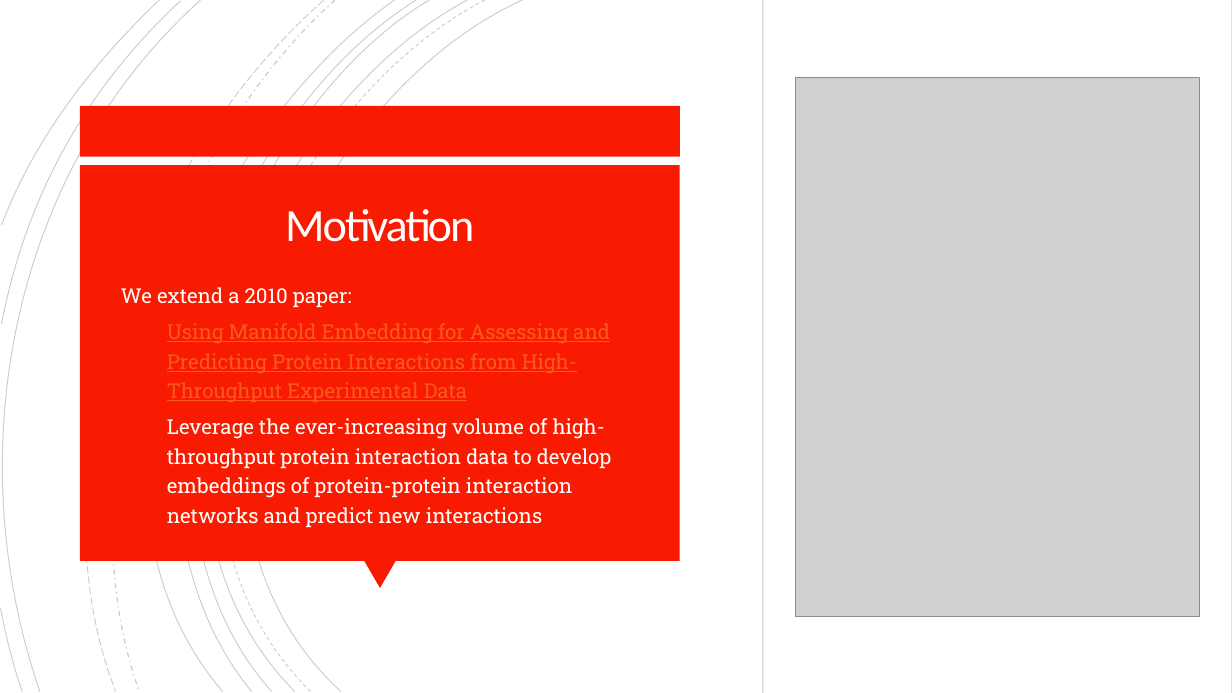
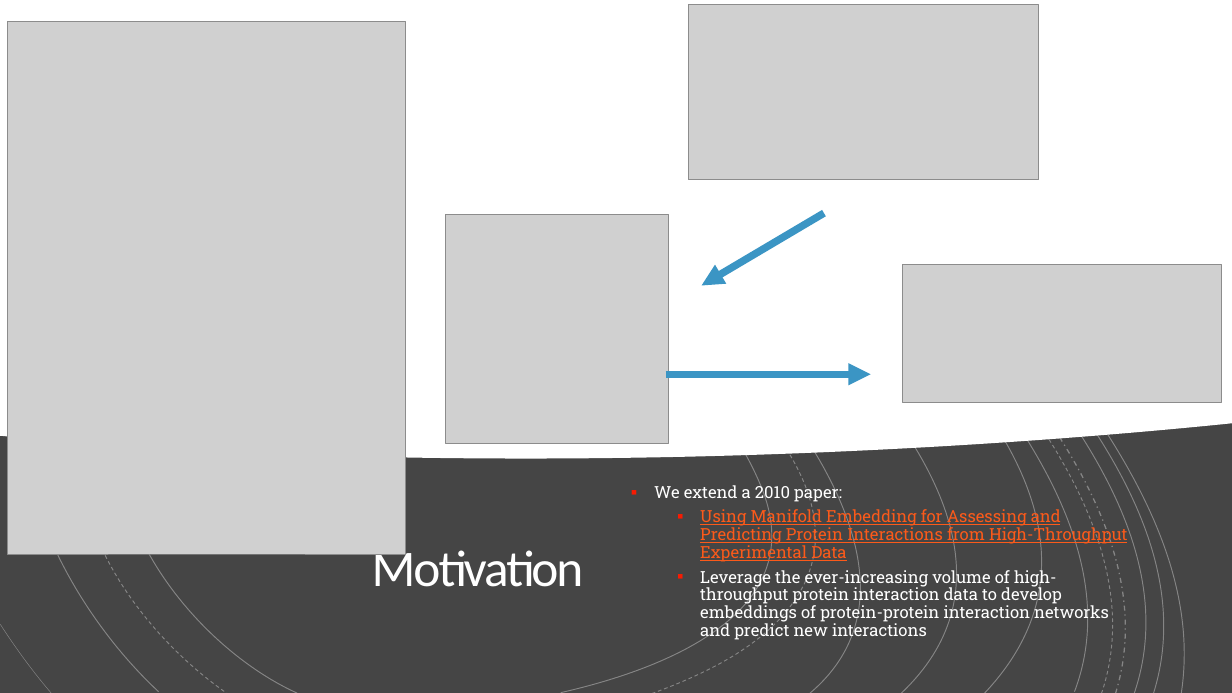
Before and after one commit to MatthewWolff/CMU_Computational_Genomics_Final_Project, a slide deck: slide 2 of poster_presentation.pptx. Drawn at 1232x693 pixels with LibreOffice and Linux fonts; fonts in the diff are those of the drawing; grey boxes stand for pictures. Boxes give left, top, right and bottom in pixels: in the first picture for what was removed or moved away, otherwise in the second. Text is boxed around its words. In the diff, an @@ line names an element or a change of style, - is before the commit and + after.

Commit message:
updated presentation, data path in code

```diff
--- a/poster_presentation.pptx
+++ b/poster_presentation.pptx
@@ background #FFFFFF to #454545 @@
@@ rectangle at box(0, 0, 1232, 693): fill #FFFFFF to #454545 @@
@@ freeform shape added at box(0, 0, 1232, 458), fill #FFFFFF @@
@@ outline #000000 0.75 pt to #FFFFFF 0.75 pt in 11 elements at box(132, 0, 522, 691), box(102, 0, 468, 691), box(102, 0, 430, 691), box(90, 0, 416, 691), box(1110, 576, 1230, 692), box(49, 0, 395, 691), box(1141, 612, 1229, 692), box(0, 0, 201, 691), box(2, 1, 181, 324), box(1, 608, 22, 691), box(2, 0, 160, 226) @@
@@ group removed at box(0, 0, 1230, 693): 14 freeform shapes @@
@@ picture: place and size @@
-picture at box(796, 78, 1199, 617)
+picture at box(7, 21, 406, 554)
@@ outline #000000 0.75 pt dashed to #FFFFFF 0.75 pt dashed in 3 elements at box(114, 0, 485, 691), box(1061, 533, 1229, 693), box(27, 0, 324, 691) @@
@@ freeform shape at box(60, 0, 335, 691): outline #000000 1 pt dashed to #FFFFFF 1 pt dashed @@
@@ picture added at box(689, 5, 1040, 180) @@
@@ rectangle removed at box(763, 0, 1232, 693) @@
@@ freeform shape added at box(1074, 1, 1229, 57), outline #FFFFFF 0.75 pt @@
@@ freeform shape added at box(1132, 1, 1229, 38), outline #FFFFFF 0.75 pt dashed @@
@@ group added at box(0, 0, 1232, 693): 18 freeform shapes @@
@@ freeform shape added at box(1163, 1, 1230, 27), outline #FFFFFF 0.75 pt @@
@@ rectangle removed at box(80, 106, 680, 157) @@
@@ rectangle removed at box(80, 165, 680, 561) @@
@@ picture added at box(446, 214, 669, 444) @@
@@ arrow added from (824, 213) to (701, 286), #3B95C4 5.75 pt @@
@@ picture added at box(903, 264, 1222, 402) @@
@@ arrow added from (665, 374) to (871, 374), #3B95C4 5.75 pt @@
@@ title "Motivation": place and size @@
-title "Motivation" at box(285, 209, 474, 242)
+title "Motivation" at box(372, 544, 584, 587)
@@ title "Motivation" at box(372, 544, 584, 587): size 36 to 40 pt, text colour #FFFEFF to #FFFFFF; alignment centre to right @@
@@ text "We extend a 2010 paper:": place and size @@
-text "We extend a 2010 paper:" at box(121, 287, 611, 528)
+text "We extend a 2010 paper:" at box(654, 483, 1128, 641)
@@ text "We extend a 2010 paper:" at box(654, 483, 1128, 641): size 16 to 12.9 pt; text colour #FFFFFE to #FFFFFF in "We extend a 2010 paper:", "Leverage the ever-increasing volume of high-throughput prote ..."; line spacing 1.2 to 0.9 @@
@@ triangle removed at box(364, 561, 396, 589) @@
@@ freeform shape: place and size @@
-freeform shape at box(1, 608, 22, 691)
+freeform shape at box(0, 625, 51, 693)
@@ freeform shape at box(0, 625, 51, 693): outline #000000 0.75 pt to #FFFFFF 0.38 pt @@
```
Also in this commit, not shown: 2 other slides changed, 1 slide added, 1 slide removed, 1 other file.
